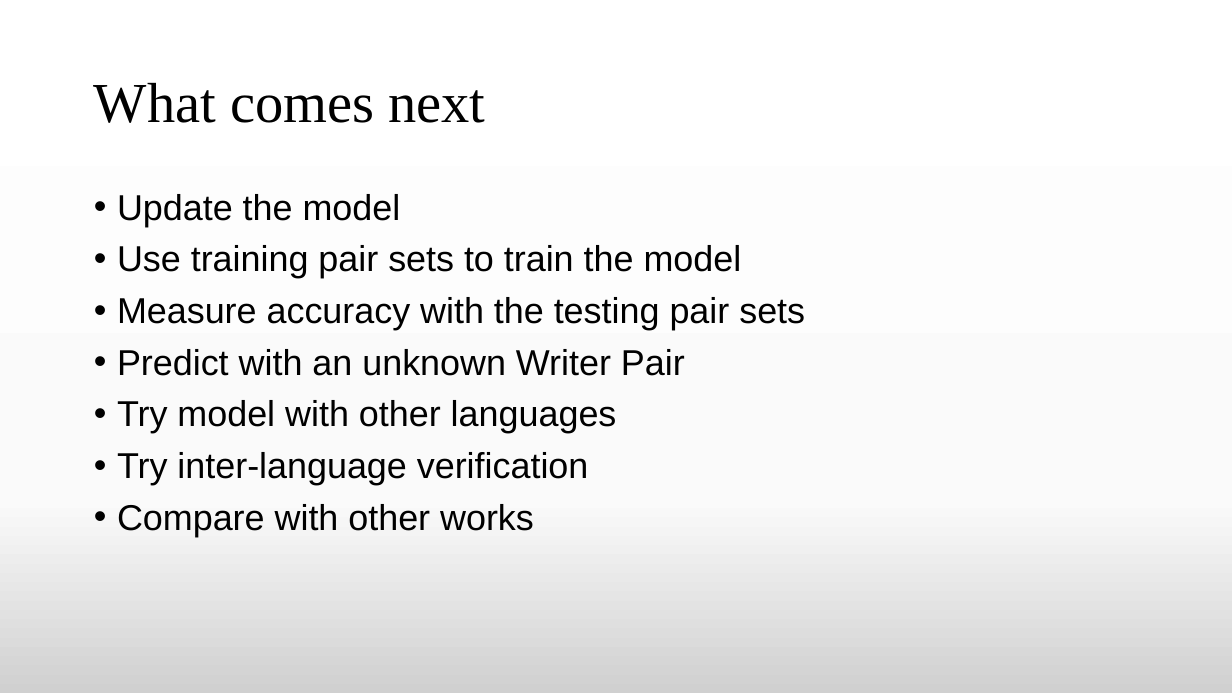
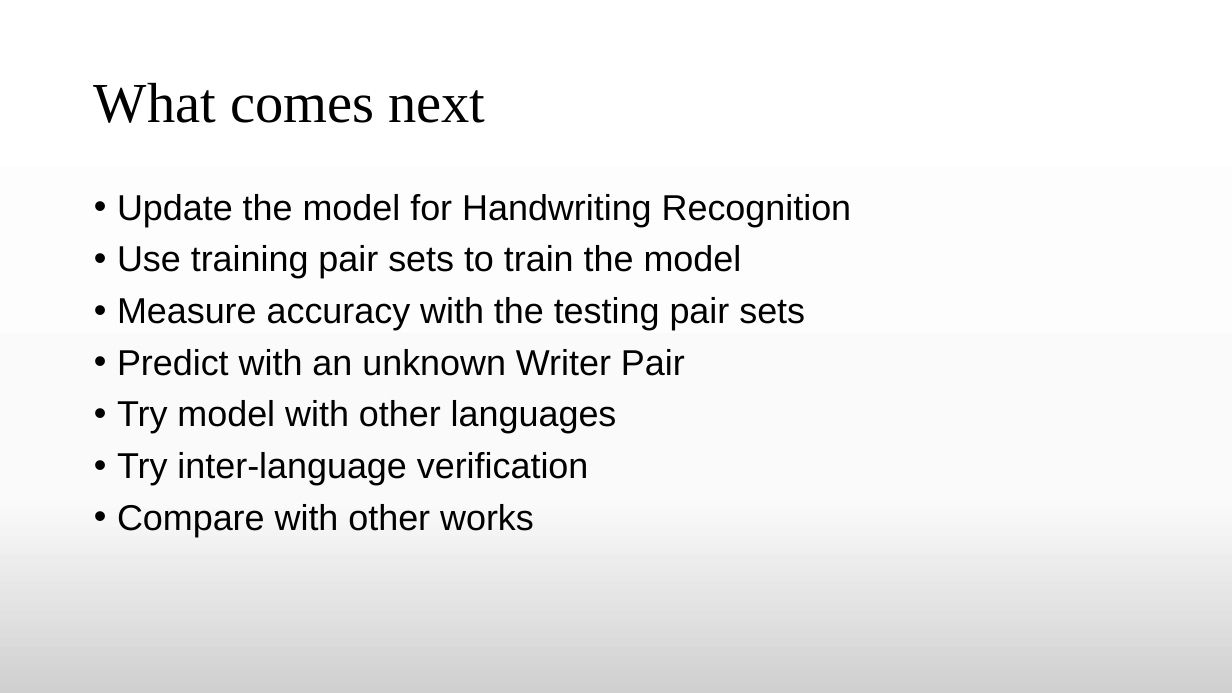
Before and after one commit to TheAnonymousMan/local-language-recognition-gcelt-class-2021, a slide deck: slide 23 of Documentation/4th Year Project Presentation.pptx. Drawn at 1232x693 pixels with LibreOffice and Linux fonts; fonts in the diff are those of the drawing. Boxes give left, top, right and bottom in pixels: in the first picture for what was removed or moved away, otherwise in the second. Text is boxed around its words. In the diff, an @@ line names an element or a change of style, - is before the commit and + after.

```diff
--- a/Documentation/4th Year Project Presentation.pptx
+++ b/Documentation/4th Year Project Presentation.pptx
@@ text at bbox=[117, 194, 852, 227]: text changed @@
-• Update the model
+• Update the model for Handwriting Recognition
```
Also in this commit, not shown: 7 other slides changed.
